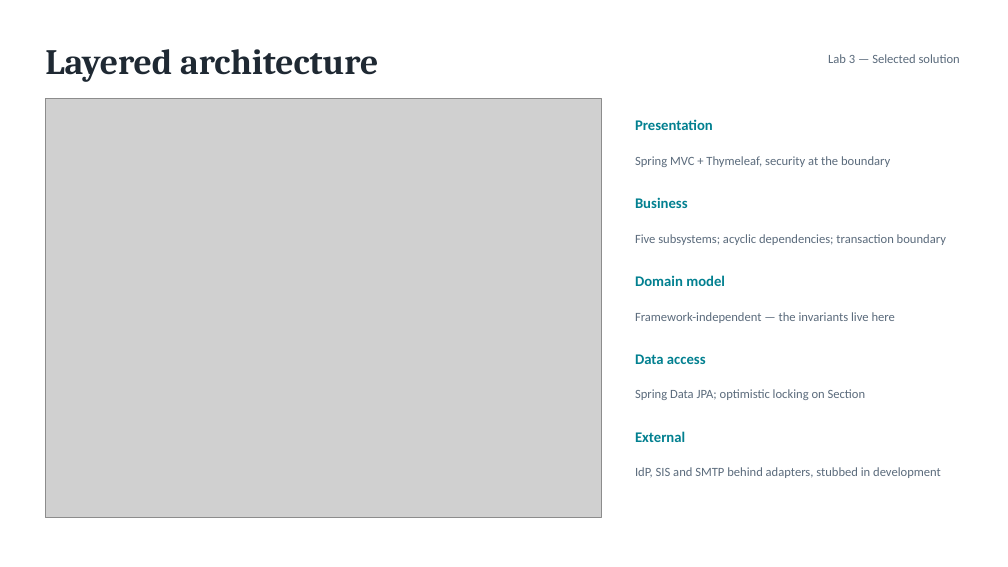
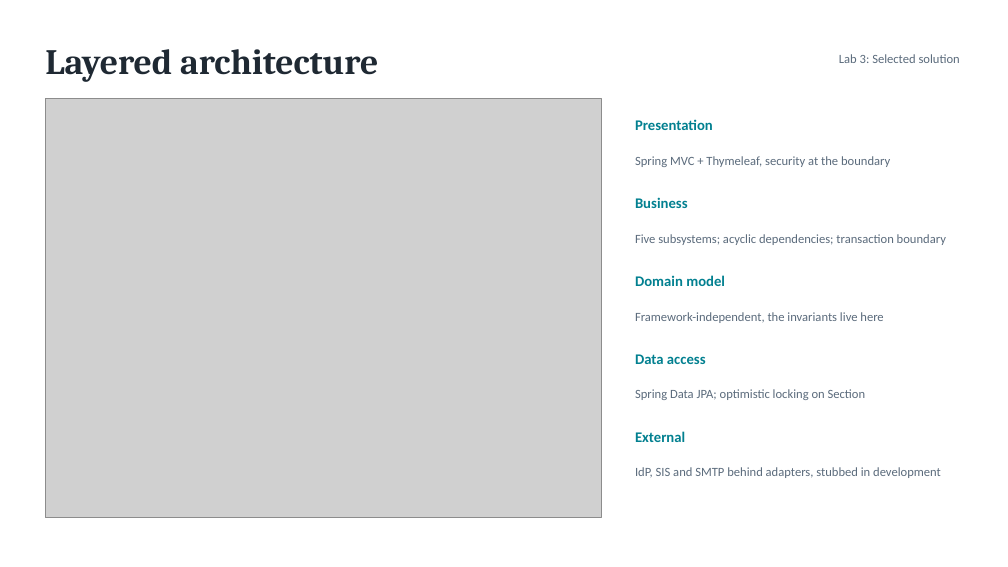
Before and after one commit to ElfatihZiad/eregistrar, a slide deck: slide 7 of presentation/eRegistrar_Requirements_Design.pptx. Drawn at 1008x567 pixels with LibreOffice and Linux fonts; fonts in the diff are those of the drawing; grey boxes stand for pictures. Boxes give left, top, right and bottom in pixels: in the first picture for what was removed or moved away, otherwise in the second. Text is boxed around its words. In the diff, an @@ line names an element or a change of style, - is before the commit and + after.

```diff
--- a/presentation/eRegistrar_Requirements_Design.pptx
+++ b/presentation/eRegistrar_Requirements_Design.pptx
@@ text at <box>839,54,960,63</box>: text changed @@
-Lab 3 — Selected solution
+Lab 3: Selected solution
@@ text at <box>635,312,883,323</box>: text changed @@
-Framework-independent — the invariants live here
+Framework-independent, the invariants live here
```
Also in this commit, not shown: 8 other slides changed, 47 other files.
